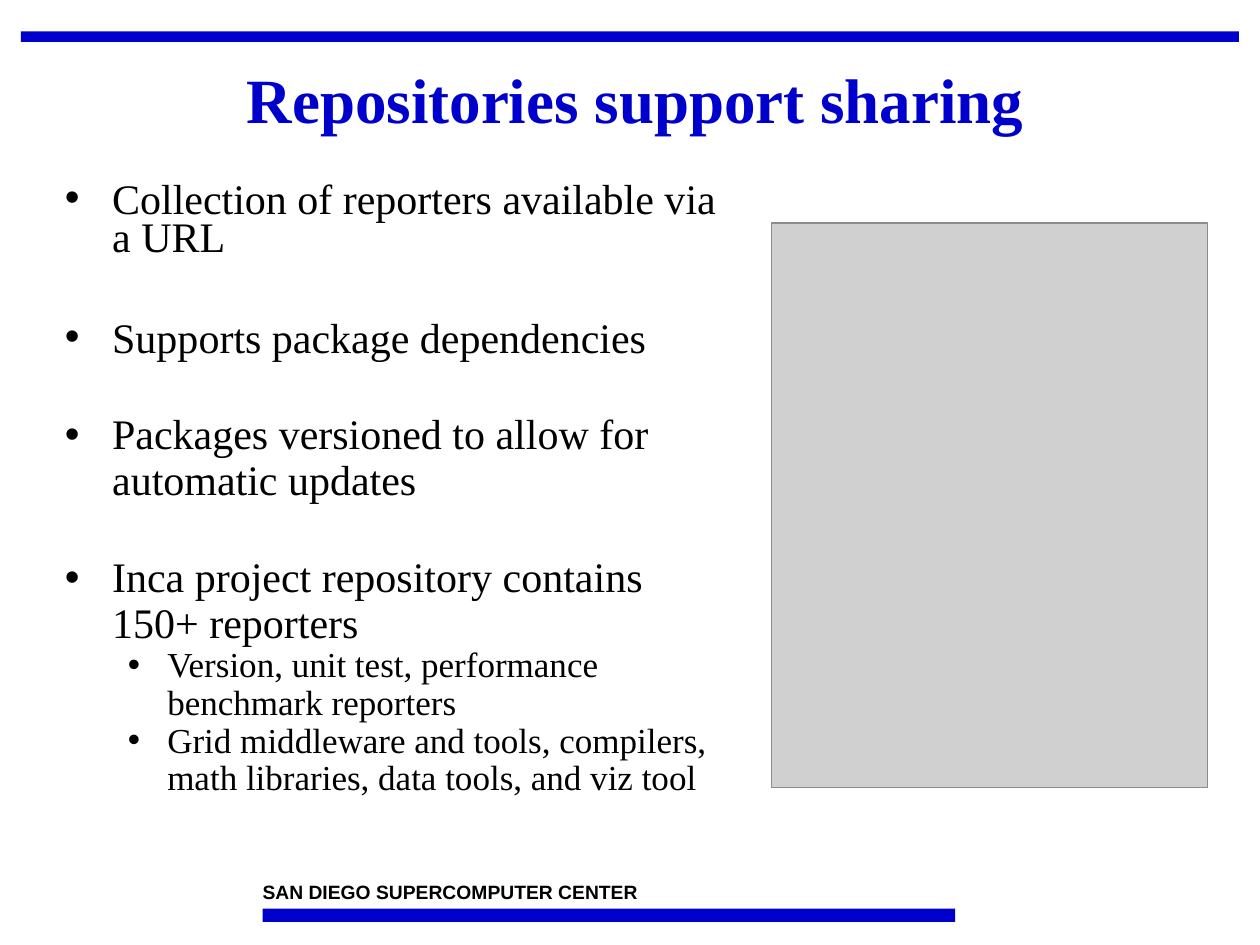
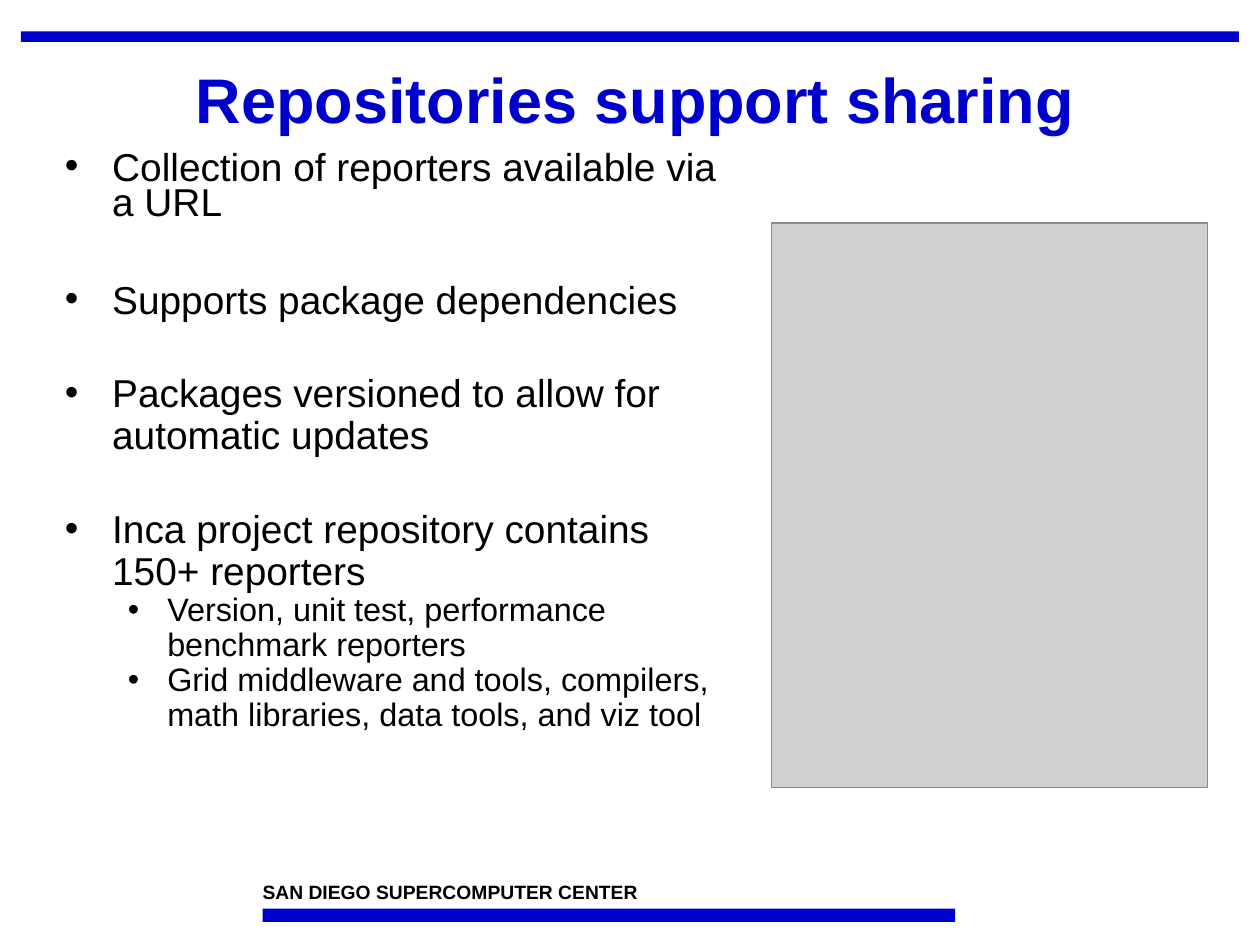
Before and after one commit to IncaProject/inca-xsede, a slide deck: slide 8 of talks/sc08/inca-sc08.ppt. Drawn at 1260x945 pixels with LibreOffice and Linux fonts; fonts in the diff are those of the drawing; grey boxes stand for pictures; background and template pictures are left out. Boxes give left, top, right and bottom in pixels: in the first picture for what was removed or moved away, otherwise in the second. Text is boxed around its words. In the diff, an @@ line names an element or a change of style, - is before the commit and + after.

```diff
--- a/talks/sc08/inca-sc08.ppt
+++ b/talks/sc08/inca-sc08.ppt
@@ title "Repositories support sharing" at [196,77,1073,135]: font Times New Roman to Arial @@
@@ text "Collection of reporters available via ...": place and size @@
-text "Collection of reporters available via ..." at [112,184,715,795]
+text "Collection of reporters available via ..." at [112,153,716,730]
@@ text "Collection of reporters available via ..." at [112,153,716,730]: size 24 to 22.2 pt in "Collection of reporters available via a URL", "Supports package dependencies", "Packages versioned to allow for automatic updates", "Inca project repository contains 150+ reporters"; font Times New Roman to Arial; size 20 to 18.5 pt in "Version, unit test, performance benchmark reporters", "Grid middleware and tools, compilers, math libraries, ..." @@
```
Also in this commit, not shown: 17 other slides changed.
